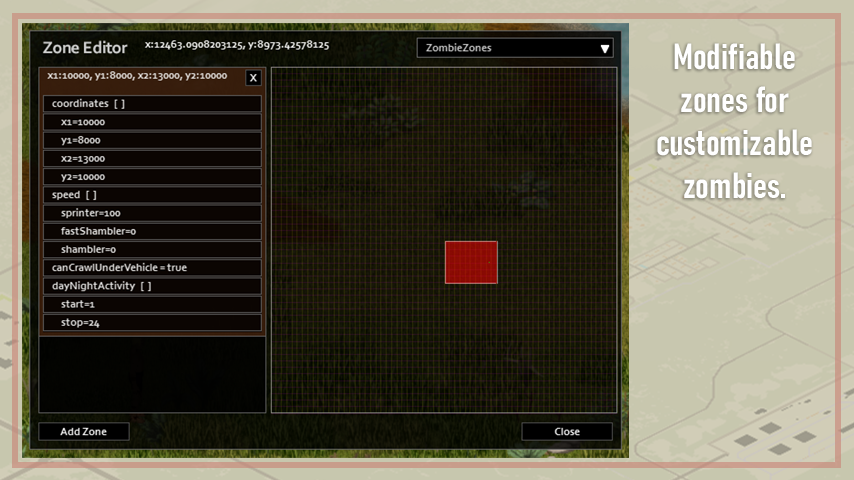
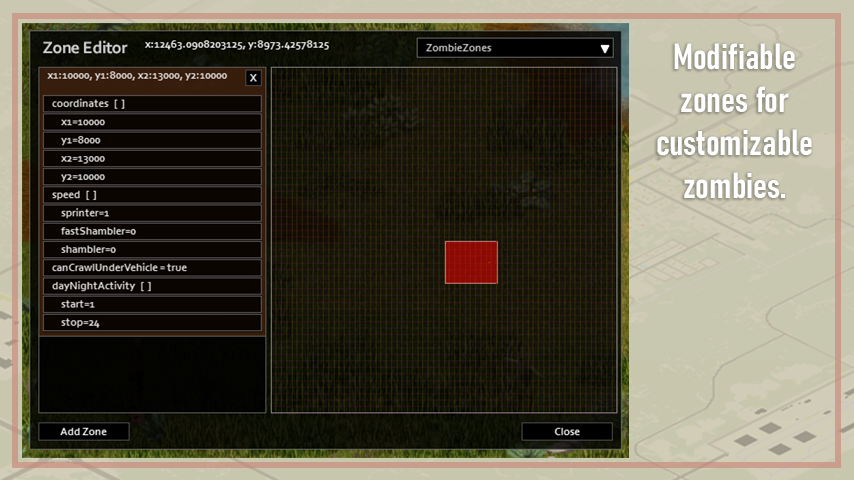
Layers edited between the first and the second 854 × 480 image:
painted on "Layer 11" over [109, 209, 122, 218]
